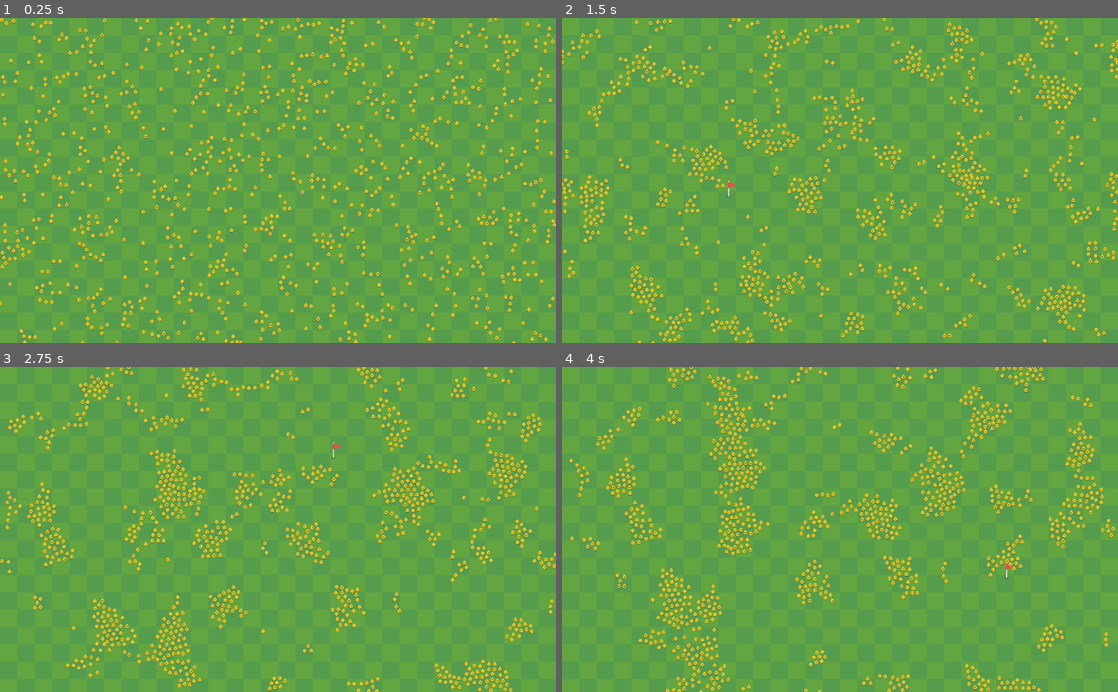
Above: before the commit, frames 1-4 (two rows, left to right).
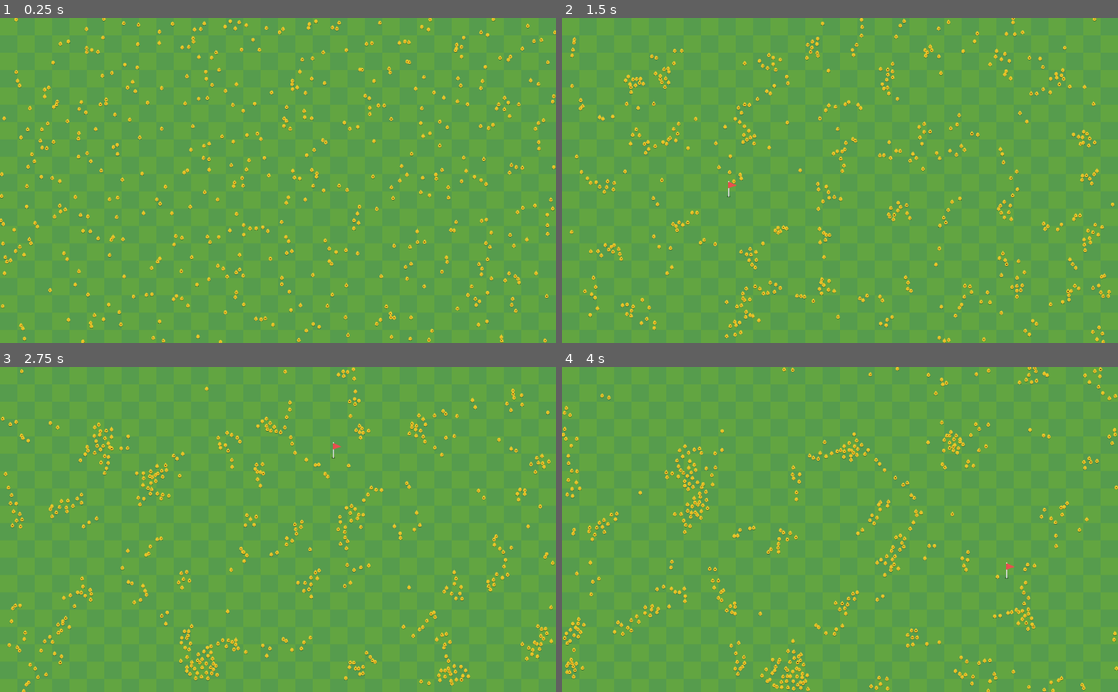
Above: after the commit, the same moments.

Repository: kyrick/godot-boids-acceleration-structure
Game: Godot game, scene res://Levels/RandomSpawn/RandomSpawn.tscn
Two runs of this game, one before a commit and one after it. Both use one fixed random seed, a clock stepped at 60 frames per second and the inputs below. The project has no main scene, so this scene is started directly.
Inputs (mouse positions are in pixels of both pictures, inside the frame that each line leads up to):
- Up to frame 1 (0.25 s): no input
- Up to frame 2 (1.5 s): move the mouse to (962, 164) at 0.52 s; click (962, 164) at 0.67 s; move the mouse to (728, 196) at 1.27 s; click (728, 196) at 1.42 s
- Up to frame 3 (2.75 s): move the mouse to (333, 458) at 2.02 s; click (333, 458) at 2.17 s
- Up to frame 4 (4 s): move the mouse to (812, 594) at 2.77 s; click (812, 594) at 2.92 s; move the mouse to (1006, 578) at 3.52 s; click (1006, 578) at 3.67 s

The runs differ from the first frame. In frame 1, 10% of the frame differs, in the area x 0-100%, y 0-100%; in frame 2, 11%; in frame 3, 11%; in frame 4, 11%.

Commit message:
further optimizations

Diff:
--- a/Actors/Boid/Boid.gd
+++ b/Actors/Boid/Boid.gd
@@ -36,7 +36,7 @@
 
 	if _accel_struct != null:
 		var scaled_point = _accel_struct.scale_point(position)
-		var flock = _accel_struct.get_bodies(self, scaled_point)
+		var flock = _accel_struct.get_bodies(scaled_point, _velocity)
 
 		var mouse_vector = Vector2.ZERO
 		if _mouse_target != Vector2.INF:
@@ -66,18 +66,19 @@
 	var avoid_vector: = Vector2()
 	var flock_size: = 0
 
-	for f in flock:
-		if f != self:
-			var neighbor_pos: Vector2 = f.position
+	for cell in flock:
+		for f in cell:
+			if f != self:
+				var neighbor_pos: Vector2 = f.position
 
-			if position.distance_to(neighbor_pos) < view_distance:
-				flock_size += 1
-				align_vector += f._velocity
-				flock_center += neighbor_pos
+				if position.distance_to(neighbor_pos) < view_distance:
+					flock_size += 1
+					align_vector += f._velocity
+					flock_center += neighbor_pos
 
-				var d = position.distance_to(neighbor_pos)
-				if d != 0 and d < avoid_distance:
-					avoid_vector -= (neighbor_pos - position).normalized() * (avoid_distance / d * max_speed)
+					var d = position.distance_to(neighbor_pos)
+					if d != 0 and d < avoid_distance:
+						avoid_vector -= (neighbor_pos - position).normalized() * (avoid_distance / d * max_speed)
 
 	if flock_size:
 		align_vector /= flock_size
--- a/Levels/RandomSpawn/RandomSpawn.tscn
+++ b/Levels/RandomSpawn/RandomSpawn.tscn
@@ -7,7 +7,7 @@
 
 [node name="RandomChickens" type="Node2D"]
 script = ExtResource( 4 )
-boids = 1000
+boids = 500
 Boid = ExtResource( 2 )
 struct_scale = 15
 
--- a/Nodes/AccelStruct/AccelStructure.gd
+++ b/Nodes/AccelStruct/AccelStructure.gd
@@ -38,13 +38,14 @@
 
 
 func remove_body(body: Node2D, scaled_point: Vector2) -> void:
-	var loc: int = _cells[scaled_point.x][scaled_point.y].find(body)
-	_cells[scaled_point.x][scaled_point.y].remove(loc)
+#	var loc: int = _cells[scaled_point.x][scaled_point.y].find(body)
+#	_cells[scaled_point.x][scaled_point.y].remove(loc)
+	_cells[scaled_point.x][scaled_point.y].erase(body)
 
 
 func update_body(body: Node2D, scaled_point: Vector2, prev_point: Vector2) -> Vector2:
 
-	if prev_point.x != scaled_point.x or prev_point.y != scaled_point.y:
+	if scaled_point != prev_point:
 		remove_body(body, prev_point)
 		add_body(body, scaled_point)
 		return scaled_point
@@ -52,19 +53,19 @@
 		return prev_point
 
 
-func get_bodies(body: Node2D, scaled_point: Vector2):
+func get_bodies(scaled_point: Vector2, facing: Vector2):
 	var x = scaled_point.x
 	var y = scaled_point.y
 
-	var bodies = _cells[x][y]
+	var xx = x -1 if facing.x <= 0 else x + 1
+	var yy = y - 1 if facing.y <= 0 else y + 1
 
-	if x - 1 >= x_min:
-		bodies += _cells[x - 1][y]
-	if x + 1 <= x_max:
-		bodies += _cells[x + 1][y]
-	if y - 1 >= y_min:
-		bodies += _cells[x][y - 1]
-	if y + 1 <= y_max:
-		bodies += _cells[x][y + 1]
+	xx = wrapi(xx, 0, x_max)
+	yy = wrapi(yy, 0, y_max)
+
+	var bodies = [_cells[x][y]]
+	bodies.append(_cells[xx][y])
+	bodies.append(_cells[x][yy])
+	bodies.append(_cells[xx][yy])
 
 	return bodies
--- a/project.godot
+++ b/project.godot
@@ -18,6 +18,11 @@
 config/name="godot-boids-acceleration-structure"
 config/icon="res://icon.png"
 
+[physics]
+
+common/physics_fps=10
+common/enable_object_picking=false
+
 [rendering]
 
 environment/default_environment="res://default_env.tres"
